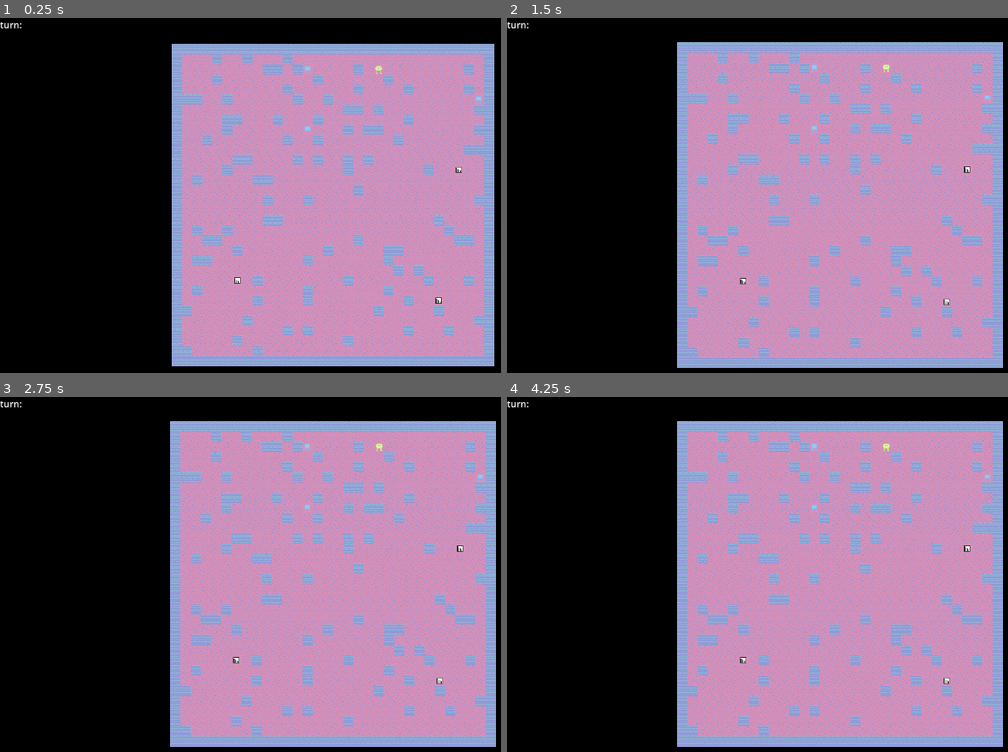
Above: before the commit, frames 1-4 (two rows, left to right).
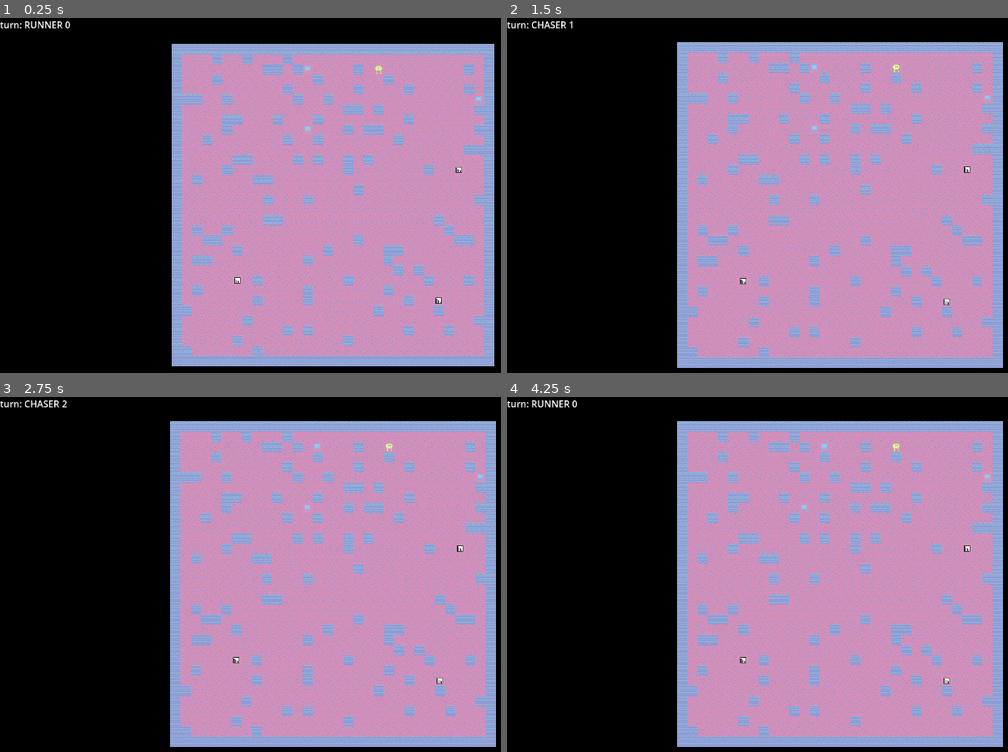
Above: after the commit, the same moments.

Repository: LocalT0aster/LockedUpRL
Game: Godot game, scene res://main.tscn
Two runs of this game, one before a commit and one after it. Both use one fixed random seed, a clock stepped at 60 frames per second and the inputs below.
Inputs (mouse positions are in pixels of both pictures, inside the frame that each line leads up to):
- Up to frame 1 (0.25 s): no input
- Up to frame 2 (1.5 s): tap Enter at 0.5 s; move the mouse to (987, 184) at 0.52 s; hold Right 0.53-1.25 s; hold Alt (alt) 0.53-1.25 s; click (987, 184) at 0.67 s; tap Space at 1.25 s; drag from (707, 223) to (807, 280) at 1.27 s
- Up to frame 3 (2.75 s): tap Enter at 2 s; move the mouse to (400, 503) at 2.02 s; hold Right from 2.03 s (still down); hold Alt (alt) from 2.03 s (still down)
- Up to frame 4 (4.25 s): release Right at 2.75 s; release Alt (alt) at 2.75 s; tap Space at 2.75 s; drag from (807, 659) to (642, 528) at 2.77 s; tap Enter at 3.5 s; move the mouse to (outside the picture) at 3.52 s; hold Left from 3.53 s (still down); hold Alt (alt) from 3.53 s (still down); tap Escape (ui_cancel) at 4.15 s

The runs differ from the first frame. In frame 1, 0.1% of the frame differs, in the area x 4-14%, y 0-4%; in frame 2, 0.2%; in frame 3, 0.2%; in frame 4, 0.3%, in the area x 4-79%, y 0-33%.
Error before the commit: Parse Error: Expected indented block after function declaration. (res://obj/agent.gd:47)

Commit message:
agents
agents

Diff:
--- a/game/obj/agent.gd
+++ b/game/obj/agent.gd
@@ -7,45 +7,16 @@
 
 @export var world : TileMapLayer
 @export var vision : TileMapLayer
-var active = false
-var alt_held = false
-var manual_control = false
-
+var active = false #not in use atm
 
 @export_enum("CHASER", "RUNNER") var character: String = "RUNNER"
 @export var vision_size := Vector2i(5,5)
-
-var key_dict := {
-	KEY_UP: Vector2i.UP,
-	KEY_LEFT: Vector2i.LEFT,
-	KEY_RIGHT: Vector2i.RIGHT,
-	KEY_DOWN: Vector2i.DOWN
-}
 
 func _ready() -> void:
 	#world.set_cell(world.local_to_map(position), 0, Global.tiles[character], 0)
 	vision.update_vision(world, Rect2i(world.local_to_map(position) - vision_size / 2,vision_size))
 	#print(world.local_to_map(position) - vision_size / 2)
 	#print(Global.get_state(vision, world.get_used_rect()))
-
-func _unhandled_input(event: InputEvent) -> void:
-	if !active or !manual_control: return
-	if Input.is_action_pressed("ui_cancel"):
-		finished_turn.emit(get_index())
-		return
-	if Input.is_action_pressed("alt"):
-		alt_held = true
-	else:
-		alt_held = false
-	if event is InputEventKey:
-		if event.pressed and key_dict.has(event.keycode):
-			if alt_held and character == "CHASER":
-				place(key_dict[event.keycode])
-			else:
-				go(key_dict[event.keycode])
-
-func step(input: StringName) -> void:
-
 
 func place(direction : Vector2i):
 	var place_position_cells := world.local_to_map(global_position) + direction
--- a/game/other/agents.gd
+++ b/game/other/agents.gd
@@ -4,6 +4,16 @@
 @export var r_vis : TileMapLayer
 @export var c_vis : TileMapLayer
 @export var agent : PackedScene
+
+var active_agent : Node2D
+var alt_held : bool
+
+var key_dict := {
+	KEY_UP: Vector2i.UP,
+	KEY_LEFT: Vector2i.LEFT,
+	KEY_RIGHT: Vector2i.RIGHT,
+	KEY_DOWN: Vector2i.DOWN
+}
 
 signal next_turn(index: int)
 #manages turn order
@@ -13,16 +23,34 @@
 	for child : Agent in get_children():
 		child.finished_turn.connect(_on_child_fished_turn)
 	get_child(0).active = true
+	active_agent = get_child(0)
 
 func _on_child_fished_turn(index : int):
 	#await get_tree().process_frame
 	get_child(index).set_deferred("active",false)
 	if index == get_child_count() - 1:
+		active_agent = get_child(0)
 		next_turn.emit(0)
 		get_child(0).set_deferred("active",true)
 	else:
+		active_agent = get_child(index + 1)
 		next_turn.emit(index + 1)
 		get_child(index + 1).set_deferred("active",true)
+
+func _unhandled_input(event: InputEvent) -> void:
+	if Input.is_action_pressed("ui_cancel"):
+		_on_child_fished_turn(active_agent.get_index())
+		return
+	if Input.is_action_pressed("alt"):
+		alt_held = true
+	else:
+		alt_held = false
+	if event is InputEventKey:
+		if event.pressed and key_dict.has(event.keycode):
+			if alt_held and active_agent.character == "CHASER":
+				active_agent.place(key_dict[event.keycode])
+			else:
+				active_agent.go(key_dict[event.keycode])
 
 func spawn_agents():
 	for coord in world.get_used_cells_by_id(0,Global.tiles.RUNNER,0):
